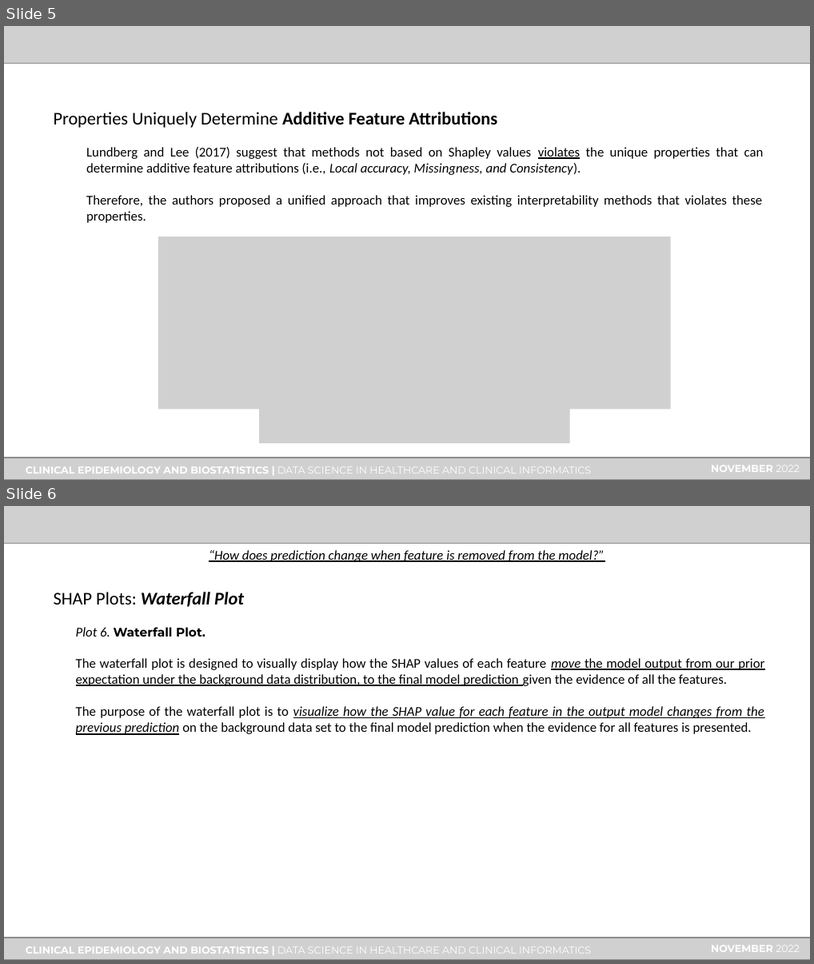
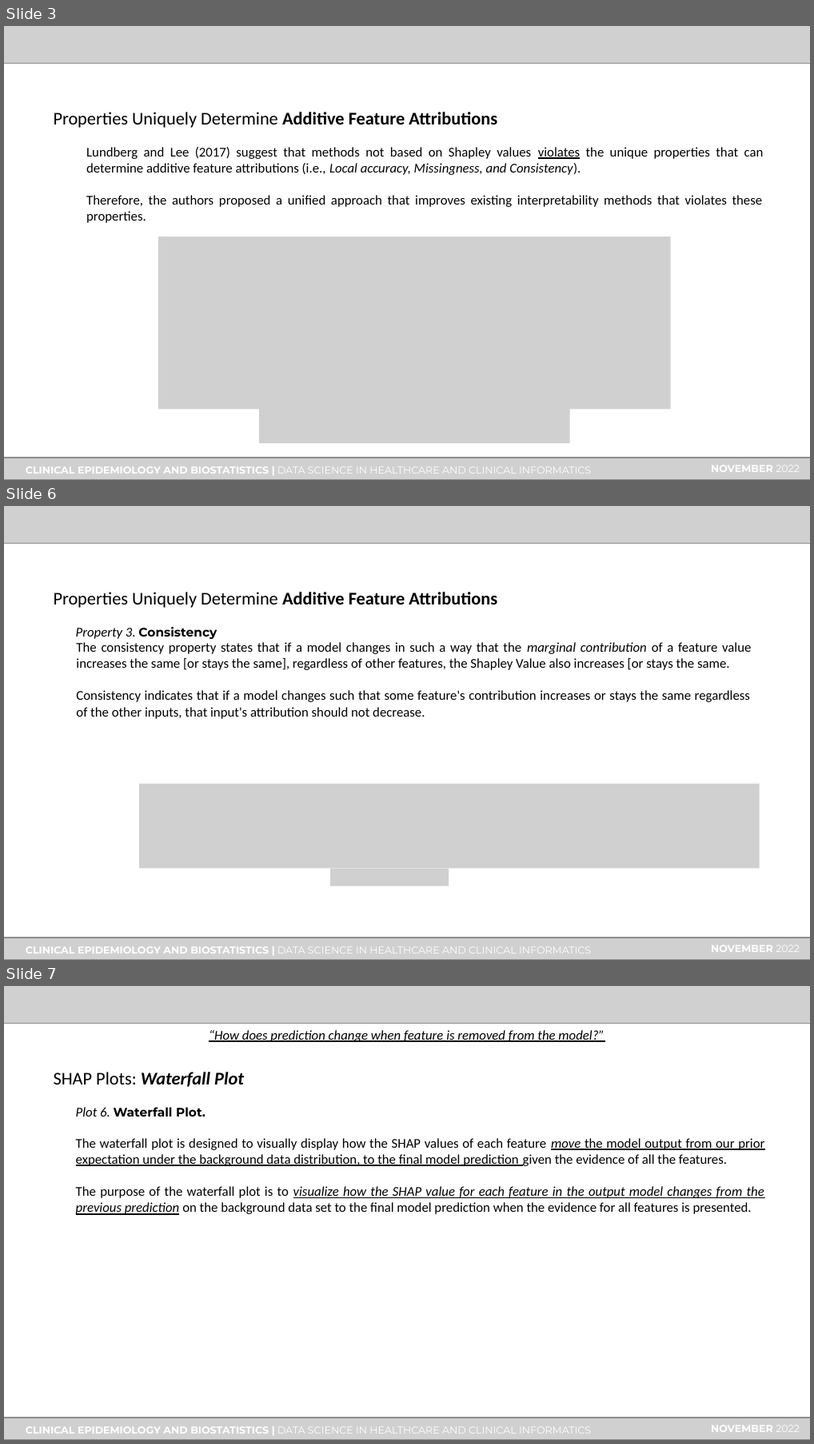
Before and after one commit to rrwabina/RADI608, a slide deck: Group Readings/Assignment 1/references/SHAP Presentation.pptx. Shown one above the other, each under a label of ours: slides 5 and 6 before the commit, slides 3, 6 and 7 after it; the slides between them are not shown. The pictures are 814x964 and 814x1444 pixels, drawn with LibreOffice and Linux fonts; fonts in the diff are those of the drawing; grey boxes stand for pictures. Boxes give left, top, right and bottom in pixels: in the first picture for what was removed or moved away, otherwise in the second. Text is boxed around its words. In the diff, an @@ line names an element or a change of style, - is before the commit and + after.

```diff
--- a/Group Readings/Assignment 1/references/SHAP Presentation.pptx
+++ b/Group Readings/Assignment 1/references/SHAP Presentation.pptx
@@ slide 6 added at bbox=[4, 506, 810, 960], background #FFFFFF @@
@@ picture added at bbox=[4, 506, 810, 543] @@
@@ text added at bbox=[54, 592, 498, 608], 16 pt, text #000000 @@
+Properties Uniquely Determine Additive Feature Attributions
@@ text added at bbox=[76, 627, 217, 639], 11 pt, text #000000, bold @@
+Property 3. Consistency
@@ text added at bbox=[76, 642, 751, 719], 12 pt, text #000000 @@
+The consistency property states that if a model changes in such a way that the marginal contribution of a feature value increases the same [or stays the same], regardless of other features, the Shapley Value also increases [or stays the same.
+Consistency indicates that if a model changes such that some feature's contribution increases or stays the same regardless of the other inputs, that input's attribution should not decrease.
@@ picture added at bbox=[139, 784, 759, 868] @@
@@ picture added at bbox=[330, 868, 449, 886] @@
@@ picture added at bbox=[4, 937, 810, 960] @@
@@ text added at bbox=[26, 946, 591, 953], 9 pt, text #FFFFFF @@
+CLINICAL EPIDEMIOLOGY AND BIOSTATISTICS | DATA SCIENCE IN HEALTHCARE AND CLINICAL INFORMATICS
@@ text added at bbox=[711, 944, 800, 952], 9 pt, text #FFFFFF, bold @@
+NOVEMBER 2022
@@ what was slide 5 is now slide 3 @@
@@ what was slide 6 is now slide 7 @@
```
Also in this commit, not shown: 4 slides changed, 4 other files.
